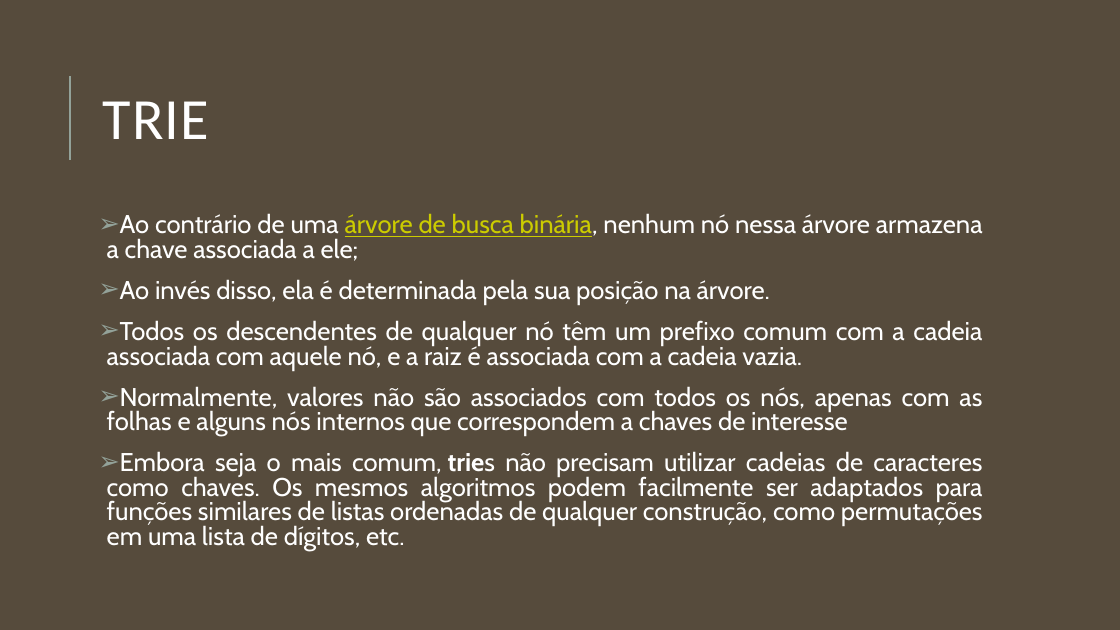
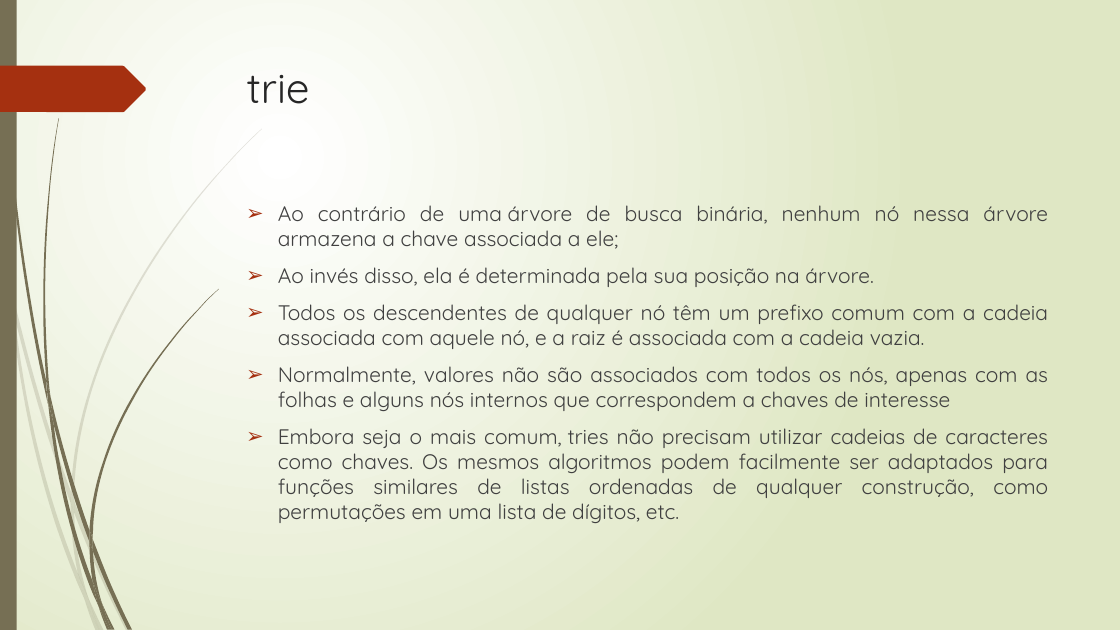
Before and after one commit to CryptoHBP/Trie, a slide deck: slide 3 of TRIE.pptm. Drawn at 1120x630 pixels with LibreOffice and Linux fonts; fonts in the diff are those of the drawing. Boxes give left, top, right and bottom in pixels: in the first picture for what was removed or moved away, otherwise in the second. Text is boxed around its words. In the diff, an @@ line names an element or a change of style, - is before the commit and + after.

```diff
--- a/TRIE.pptm
+++ b/TRIE.pptm
@@ background #564B3C to gradient #FFFFFF to #DFE8C4 @@
@@ rectangle added at <box>0,0,17,630</box>, fill #766F54 @@
@@ title "trie" at <box>247,75,310,104</box>: vertical alignment middle to top @@
@@ freeform shape added at <box>0,66,146,112</box>, fill #A53010 @@
@@ line removed from (70, 160) to (70, 76) @@
@@ title at <box>247,75,310,104</box>: text changed; size 50 to 36 pt; font Calibri to Quicksand; text colour #FFFFFF to #262626 @@
-TRIE
+trie
@@ text "Ao contrário de uma árvore ...": place and size @@
-text "Ao contrário de uma árvore ..." at <box>107,213,983,551</box>
+text "Ao contrário de uma árvore ..." at <box>278,205,1048,523</box>
@@ text "Ao contrário de uma árvore ..." at <box>278,205,1048,523</box>: size 22 to 18 pt, font Cabin to Quicksand, text colour #FFFFFF to #404040; text colour #CCCC00 to #404040, underline off in "árvore de busca binária,"; bold off in "tries"; indent changed; line spacing 0.8 to 1; less space between paragraphs; bullet colour #93A299 to #A53010 @@
@@ group added at <box>0,129,262,630</box>: 10 freeform shapes @@
@@ group added at <box>3,0,218,630</box>: 12 freeform shapes @@
```
Also in this commit, not shown: 8 other slides changed, 4 slides removed, 1 other file.
